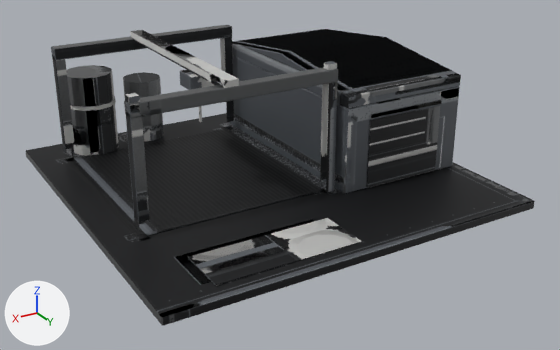
A saved change to the FBX model assets/models/chs_vehplant/export/chs_vehplant.fbx.
Before and after are seen from a camera (50 mm lens) standing at (20.8, 36.9, 18.5) and looking at (-0.5, 1.4, 0.8). The axes (+X, +Y, +Z) are drawn at lower left. The lights are the same throughout. The older version comes first. Where no turn or scale is listed for an object, it has been applied to the vertices.

Before the edit, the objects in view are built like this:
```python
me_base_002 = bpy.data.meshes.new('base.002')
me_base_002.from_pydata(...)  # 438 vertices, 422 faces; spans x -11.0..11.0, y -11.0..11.0, z 0.0..7.9
me_base_002.materials.append(mat_chs_vehplant_bar)
ob_base_bar = bpy.data.objects.new('base_bar', me_base_002)
ob_base_bar.location = (0.0, 0.0, 0.0)
```
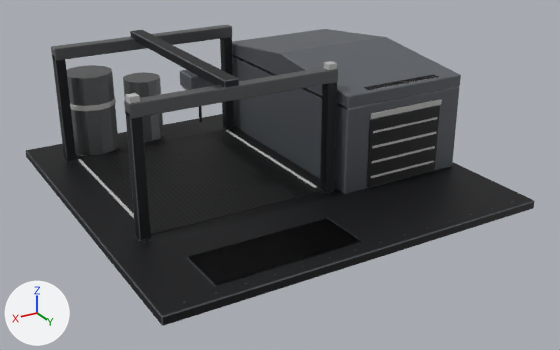
What differs and where, as boxes [x1, y1, x2, y2] in the pictures (560 x 350 px):
'base_glow_power_bar', added: after [70, 86, 442, 178]
'base_glow_running_bar', added: after [78, 61, 337, 218]
part 1 of me_base_002, deleted: before [70, 96, 116, 111]
part 2 of me_base_002, deleted: before [125, 93, 140, 106]
part 3 of me_base_002, deleted: before [324, 61, 337, 70]
part 4 of me_base_002, deleted: before [371, 100, 441, 118]
part 5 of me_base_002, surface changed: [26, 25, 535, 324] in both

The change in detail:
me_base_002 is used by ob_base_bar; location (0.0, 0.0, 0.0).
me_base_002 had 438 vertices, 422 faces and spanned x -11.0..11.0, y -11.0..11.0, z 0.0..7.9.
me_base_002 now has 390 vertices, 390 faces and spans x -11.0..11.0, y -11.0..11.0, z 0.0..7.9.
me_base_002 part 1: the loose piece of 24 vertices spanning x 5.4..8.6, y -10.7..-7.6, z 3.5..3.7 is deleted.
me_base_002 part 2: the loose piece of 8 vertices spanning x 8.8..9.2, y 3.8..4.3, z 7.4..7.8 is deleted.
me_base_002 part 3: the loose piece of 8 vertices spanning x -2.2..-1.8, y 3.8..4.3, z 7.4..7.8 is deleted.
me_base_002 part 4: the loose piece of 8 vertices spanning x -9.0..-4.0, y 5.1, z 4.7..4.9 is deleted.
me_base_002 part 5: 382 kept faces spanning x -11.0..11.0, y -11.0..11.0, z 0.0..7.9 get new texture (UV) coordinates.
Mesh me_base_006 is new.
It has 72 vertices, 50 faces and spans x -9.0..8.6, y -10.7..5.1, z 1.1..6.6.
It uses material mat_chs_vehplant_bar.
Mesh me_base_005 is new.
It consists of a box spanning x -1.68..-1.52, y -7.5..3.5, z 0.52..0.6; a box spanning x 8.52..8.68, y -7.5..3.5, z 0.52..0.6; a box spanning x 8.75..9.25, y 3.75..4.25, z 7.45..7.85; a box spanning x -2.25..-1.75, y 3.75..4.25, z 7.45..7.85.
It uses material mat_chs_vehplant_bar.
Object 'base_glow_power_bar' (ob_base_glow_power_bar) is new; it shows me_base_006.
Its location is (0.0, 0.0, 0.0).
Object 'base_glow_running_bar' (ob_base_glow_running_bar) is new; it shows me_base_005.
Its location is (0.0, 0.0, 0.0).
